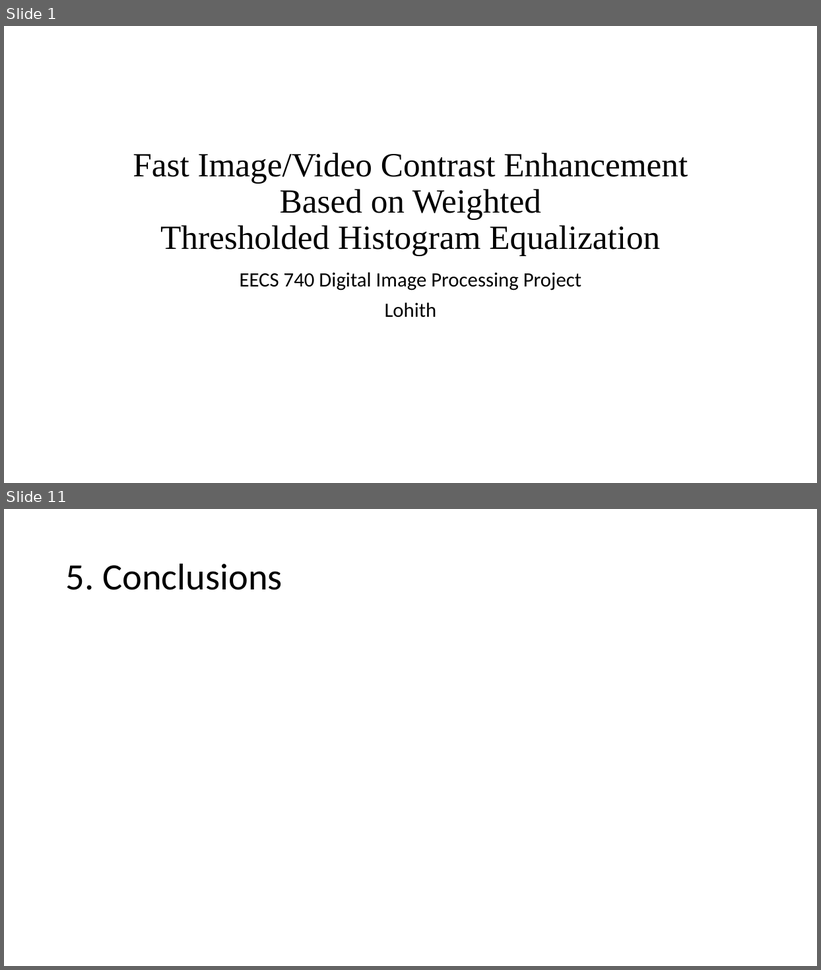
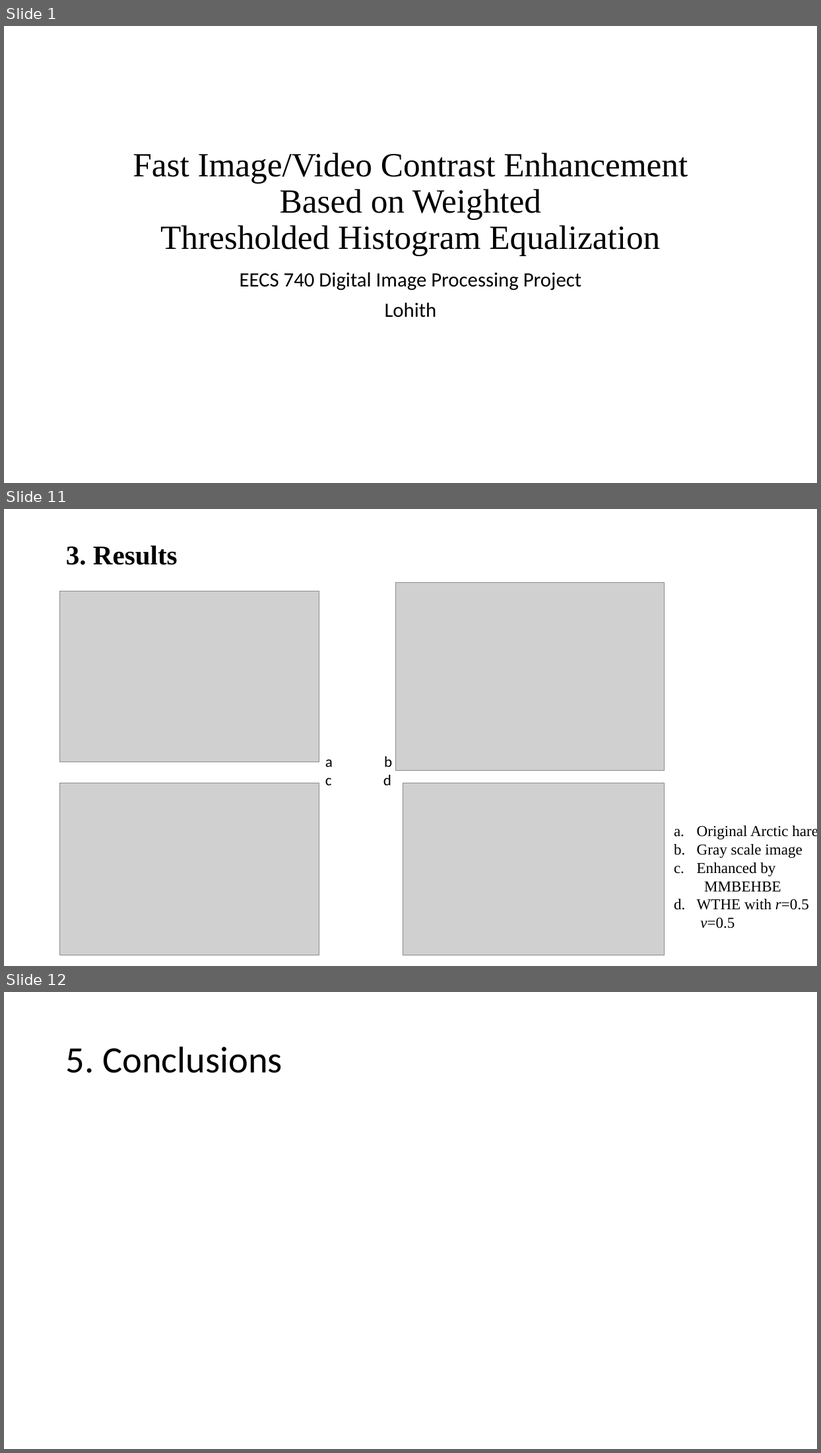
Before and after one commit to lohith921/DIP, a slide deck: Project/Presentation.pptx. Shown one above the other, each under a label of ours: slides 1 and 11 before the commit, slides 1, 11 and 12 after it; the slides between them are not shown. The pictures are 821x970 and 821x1453 pixels, drawn with LibreOffice and Linux fonts; fonts in the diff are those of the drawing; grey boxes stand for pictures. Boxes give left, top, right and bottom in pixels: in the first picture for what was removed or moved away, otherwise in the second. Text is boxed around its words. In the diff, an @@ line names an element or a change of style, - is before the commit and + after.

Commit message:
added results, made format changes

```diff
--- a/Project/Presentation.pptx
+++ b/Project/Presentation.pptx
@@ slide 11 added at [4,509,817,966], background #FFFFFF @@
@@ title added at [66,545,178,565], 32 pt, text #000000, bold @@
+3. Results
@@ picture added at [395,583,665,770] @@
@@ picture added at [60,591,320,762] @@
@@ text added at [325,757,392,786], 18 pt, text #000000 @@
+a b
+c d
@@ picture added at [60,784,320,956] @@
@@ picture added at [403,784,665,956] @@
@@ text added at [697,826,817,929], 18 pt, text #000000 @@
+a. Original Arctic hare
+b. Gray scale image
+c. Enhanced by
+MMBEHBE
+d. WTHE with r=0.5
+v=0.5
@@ what was slide 11 is now slide 12 @@
```
Also in this commit, not shown: 7 slides changed, 2 other slides added, 2 slides removed.
